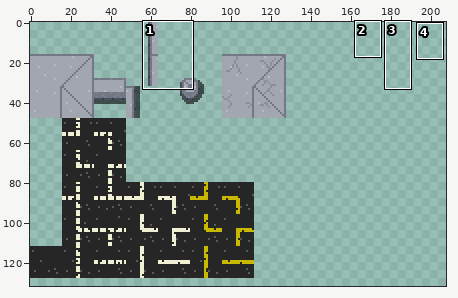
One commit to this pixel-art file: Assets/Sprites/cityGroundSpriteSheet.aseprite. The picture above shows the old version from afar; the outline marks the close-up.
Close-up. As it was:
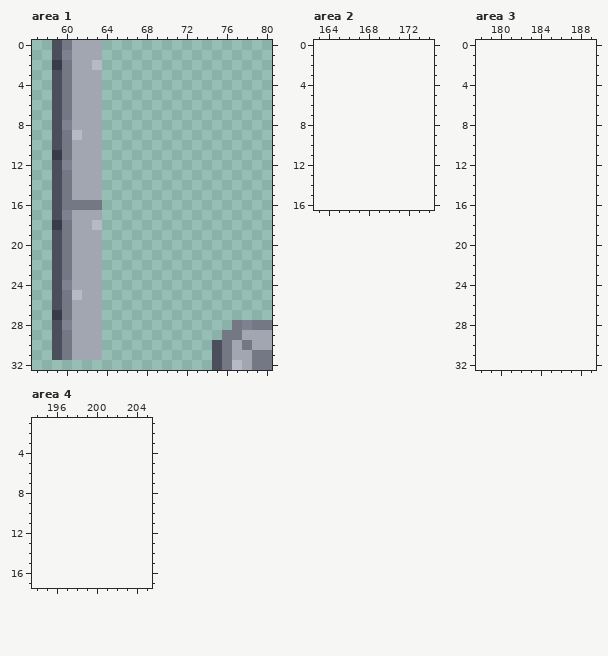
128x192 pixels, 1 frame. Colours within 5 levels of each other are drawn and written as one. Shown: area 1: x 57..80, y 0..32; area 2: x 163..174, y 0..16; area 3: x 178..189, y 0..32; area 4: x 194..205, y 1..17. The old version is drawn lined up with the new one, on the new canvas. The wide view leaves out empty margins. The commit also changed other parts of the picture, which this record leaves out.
After the commit:
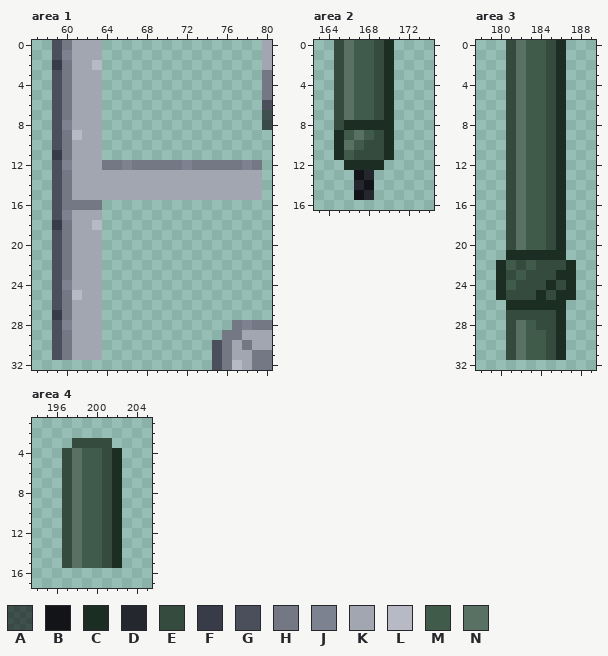
Palette (. is transparent): A #00000093  B #121418  C #1c2e23  D #24272e  E #344b3d  F #373c48  G #4a4f5b  H #747884  J #7d8291  K #a2a6b1  L #b7bac4  M #415b4b  N #587162
Change:
canvas 128x192 -> 208x192
Changed rows in their new state; - is an unchanged pixel.
Area 1:
first column x 80:
 0 K
 1 K
 2 K
 3 H
 4 H
 5 H
 6 G
 7 A
 8 A
first column x 64:
12 HHJHHHHHJHHHHHJH
13 KKKKKKKKKKKKKKKK
14 KKKKKKKKKKKKKKKK
15 KKKKKKKKKKKKKKKK
Area 2:
first column x 165:
 0 ENMMEC
 1 ENMMEC
 2 ENMMEC
 3 ENMMEC
 4 ENMMEC
 5 ENMMEC
 6 ENMMEC
 7 ENMMEC
 8 ECCCCC
 9 CMNMEC
10 CNMEEC
11 CMEEEC
12 -CCCC-
13 --BD--
14 --DB--
15 --BD--
Area 3:
first column x 180:
 0 -ENMMEC-
 1 -ENMMEC-
 2 -ENMMEC-
 3 -ENMMEC-
 4 -ENMMEC-
 5 -ENMMEC-
 6 -ENMMEC-
 7 -ENMMEC-
 8 -ENMMEC-
 9 -ENMMEC-
10 -ENMMEC-
11 -ENMMEC-
12 -ENMMEC-
13 -ENMMEC-
14 -ENMMEC-
15 -ENMMEC-
16 -ENMMEC-
17 -ENMMEC-
18 -ENMMEC-
19 -ENMMEC-
20 -ENMMEC-
21 -CCCCCC-
22 CMEMEEEC
23 CEMEEECC
24 CMEEECEC
25 CEEECECC
26 -CCCCCC-
27 -EEEEEC-
28 -ENMEEC-
29 -ENMMEC-
30 -ENMMEC-
31 -ENMMEC-
Area 4:
first column x 197:
 3 -EEEE-
 4 ENMMEC
 5 ENMMEC
 6 ENMMEC
 7 ENMMEC
 8 ENMMEC
 9 ENMMEC
10 ENMMEC
11 ENMMEC
12 ENMMEC
13 ENMMEC
14 ENMMEC
15 ENMMEC
Changed places in both close-ups, as pixel boxes (x1, y1, x2, y2):
added: (262, 40, 272, 130)
added: (102, 160, 262, 200)
added: (334, 40, 394, 200)
added: (496, 40, 576, 360)
added: (62, 438, 122, 568)
